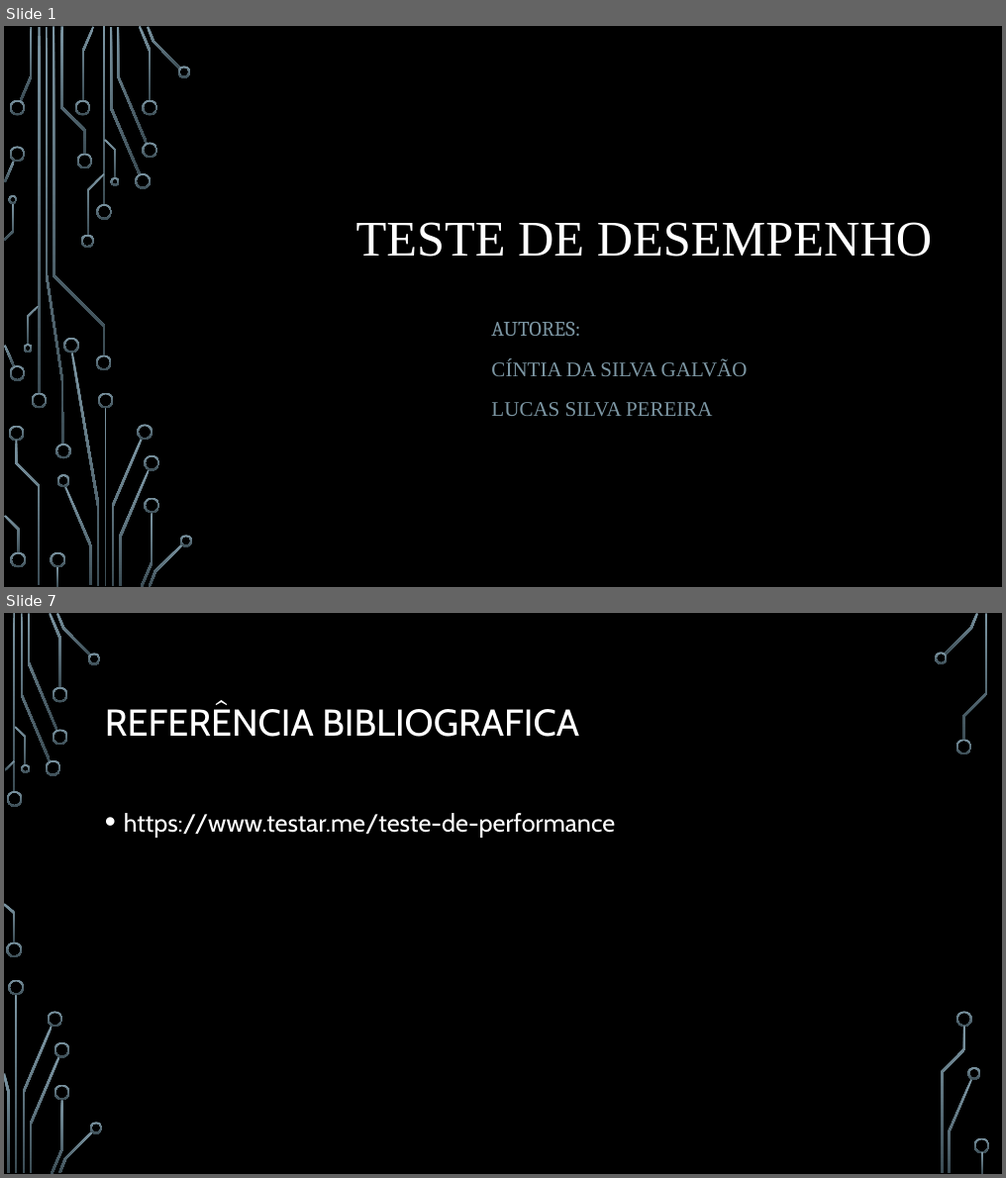
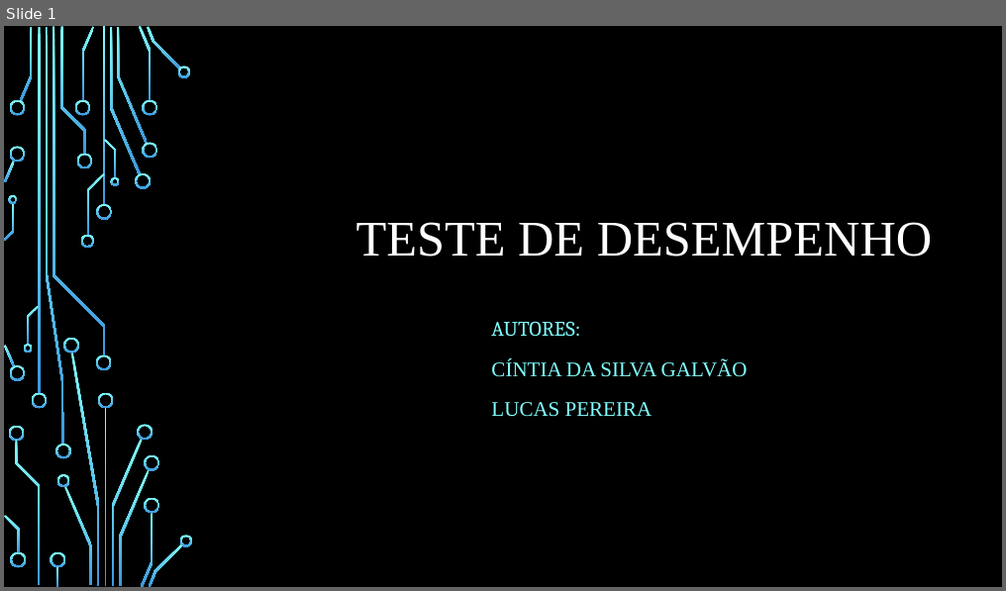
Before and after one commit to cintiags14/Meu-reposit-rio, a slide deck: FTT/Teste de desempenho.pptx. Shown one above the other, each under a label of ours: slides 1 and 7 before the commit, slide 1 after it; the slides between them are not shown. The pictures are 1006x1178 and 1006x591 pixels, drawn with LibreOffice and Linux fonts; fonts in the diff are those of the drawing; background and template pictures are left out. Boxes give left, top, right and bottom in pixels: in the first picture for what was removed or moved away, otherwise in the second. Text is boxed around its words. In the diff, an @@ line names an element or a change of style, - is before the commit and + after.

```diff
--- a/FTT/Teste de desempenho.pptx
+++ b/FTT/Teste de desempenho.pptx
@@ slide 7 removed at <box>4,613,1002,1174</box>, background picture (left out) @@
@@ title removed at <box>105,704,579,737</box> @@
-REFERÊNCIA BIBLIOGRAFICA
@@ text removed at <box>124,813,615,838</box> @@
-• https://www.testar.me/teste-de-performance
@@ group removed at <box>4,613,990,1174</box>: 33 freeform shapes, 3 rectangles @@
@@ slide 1 changed as well @@
@@ fill gradient #7C96A3 to #3B4C54 to gradient #82FFFF to #3D97DE in 54 elements at <box>96,204,112,220</box>, <box>96,356,112,372</box>, <box>38,27,40,393</box>, <box>31,393,47,408</box>, <box>20,27,33,101</box>, <box>110,28,141,174</box>, <box>135,174,151,189</box>, <box>117,27,148,144</box>, <box>139,26,152,101</box>, <box>142,142,157,158</box>, <box>142,100,157,116</box>, <box>147,27,181,70</box>, <box>177,66,191,77</box>, <box>82,27,94,101</box>, <box>75,100,91,116</box>, <box>76,154,92,169</box>, <box>64,486,92,586</box>, <box>57,474,70,487</box>, <box>9,100,25,116</box>, <box>4,345,15,367</box>, <box>9,366,25,381</box>, <box>4,161,15,183</box>, <box>9,147,25,163</box>, <box>60,27,86,154</box>, <box>9,426,24,442</box>, <box>15,440,40,585</box>, <box>50,553,65,568</box>, <box>56,568,58,587</box>, <box>10,553,26,568</box>, <box>4,516,20,554</box>, <box>87,174,104,236</box>, <box>81,235,94,249</box>, <box>53,27,105,356</box>, <box>104,139,116,178</box>, <box>110,177,119,186</box>, <box>27,306,40,345</box>, <box>24,344,33,353</box>, <box>5,203,14,240</box>, <box>9,195,18,204</box>, <box>104,408,107,586</box>, <box>112,439,143,586</box>, <box>98,393,114,408</box>, <box>71,353,100,586</box>, <box>63,338,79,353</box>, <box>138,424,152,440</box>, <box>119,470,150,586</box>, <box>141,513,152,587</box>, <box>144,456,159,472</box>, <box>144,497,159,513</box>, <box>149,544,183,587</box>, <box>180,535,193,547</box>, <box>46,27,64,445</box>, <box>55,444,70,459</box>, <box>103,27,105,205</box> @@
@@ subtitle at <box>491,321,747,377</box>: text colour #7C96A3 to #82FFFF in "AUTORES:", "CÍNTIA DA SILVA GALVÃO" @@
@@ subtitle at <box>491,402,652,417</box>: text changed; text colour #7C96A3 to #82FFFF @@
-LUCAS SILVA PEREIRA
+LUCAS PEREIRA
```
Also in this commit, not shown: 1 slide added, 5 other slides removed, 3 other files.
